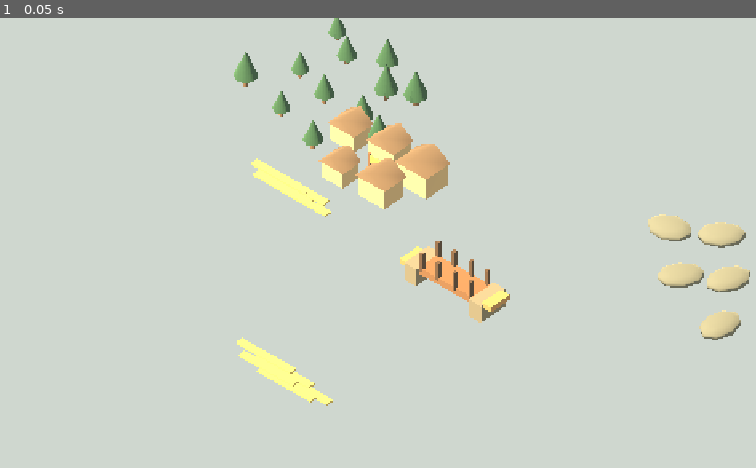
Above: before the commit, frame 1.
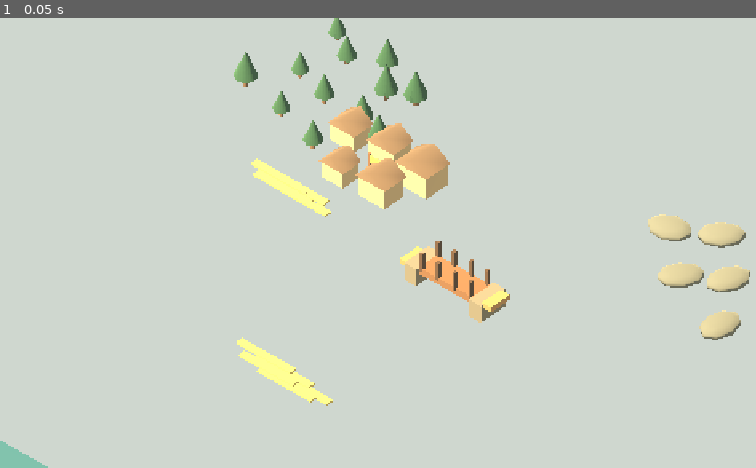
Above: after the commit, the same moment.

Repository: tomat60/pixel-nations
Game: Godot game, scene res://scenes/aurelian/reference_v1/aurelian_reference_v1.tscn
Two runs of this game, one before a commit and one after it. Both use one fixed random seed, a clock stepped at 60 frames per second and the inputs below. This scene is started directly instead of the project's main scene.
Inputs:
- Up to frame 1 (0.05 s): no input

The runs differ from the first frame. In frame 1, 0.2% of the frame differs, in the area x 0-7%, y 94-100%.

Commit message:
fix(godot): harden Aurelian reference framing and stage evidence

Diff:
--- a/game/scenes/aurelian/reference_v1/aurelian_reference_v1.gd
+++ b/game/scenes/aurelian/reference_v1/aurelian_reference_v1.gd
@@ -3,10 +3,10 @@
 
 const TOPOLOGY_CENTER := Vector2(500.0, 450.0)
 const TOPOLOGY_SCALE := 0.022
-const GRID_MIN := Vector2(-100.0, -80.0)
-const GRID_MAX := Vector2(1100.0, 1020.0)
-const GRID_X := 60
-const GRID_Y := 55
+const GRID_MIN := Vector2(-500.0, -350.0)
+const GRID_MAX := Vector2(1500.0, 1250.0)
+const GRID_X := 72
+const GRID_Y := 58
 
 const RIVER_POINTS := [
 	Vector2(505, 0), Vector2(500, 105), Vector2(520, 215), Vector2(505, 315),
@@ -227,9 +227,9 @@
 	var outer_water := MeshInstance3D.new()
 	outer_water.name = "CoastWater"
 	var plane := PlaneMesh.new()
-	plane.size = Vector2(18.0, 10.0)
+	plane.size = Vector2(22.0, 14.0)
 	outer_water.mesh = plane
-	outer_water.position = topology_to_world(Vector2(610, 1060), -0.08)
+	outer_water.position = topology_to_world(Vector2(610, 1120), -0.08)
 	outer_water.material_override = _material(Color("#365f68"), 0.34)
 	add_child(outer_water)
 
@@ -308,11 +308,11 @@
 	add_child(settlement)
 	var origin := LANDMARKS["GreenvaleOrigin"]
 	_add_claim_marker(settlement, origin)
-	_add_building(settlement, origin + Vector2(-22, 18), Vector3(0.62, 0.42, 0.52), "Shelter")
 	if stage >= 1:
+		_add_building(settlement, origin + Vector2(-22, 18), Vector3(0.62, 0.42, 0.52), "Shelter")
 		_add_building(settlement, origin + Vector2(24, 10), Vector3(0.76, 0.52, 0.62), "Workshop")
+	if stage >= 2:
 		_add_building(settlement, origin + Vector2(-4, -34), Vector3(0.70, 0.48, 0.58), "Storehouse")
-	if stage >= 2:
 		_add_building(settlement, origin + Vector2(42, -30), Vector3(0.82, 0.58, 0.68), "Hall")
 		_add_building(settlement, origin + Vector2(-48, -26), Vector3(0.68, 0.46, 0.56), "Home")
 		_add_fields(settlement, origin + Vector2(-65, 56), 4)
@@ -461,6 +461,11 @@
 	var route_payload := {}
 	for route_name in ROUTES.keys():
 		route_payload[route_name] = ROUTES[route_name].map(func(point): return [point.x, point.y])
+	var camera_payload := {}
+	for preset in CAMERA_CONTRACT.keys():
+		var definition: Dictionary = CAMERA_CONTRACT[preset]
+		var center: Vector2 = definition["center"]
+		camera_payload[preset] = {"center": [center.x, center.y], "size": float(definition["size"])}
 	var manifest := {
 		"contract": "AURELIAN_CAPABILITY_REFERENCE_V1",
 		"topology_authority": "docs/AURELIAN_BASIN_TOPOLOGY_V1.md",
@@ -473,7 +478,7 @@
 			"sequence": "road -> dry approach -> ramp/abutment -> deck -> ramp/abutment -> dry approach -> road",
 		},
 		"routes": route_payload,
-		"cameras": CAMERA_CONTRACT,
+		"cameras": camera_payload,
 		"settlement_stage": settlement_stage,
 		"terrain_samples": {
 			"GreenvaleOrigin": terrain_height_at(LANDMARKS["GreenvaleOrigin"]),
